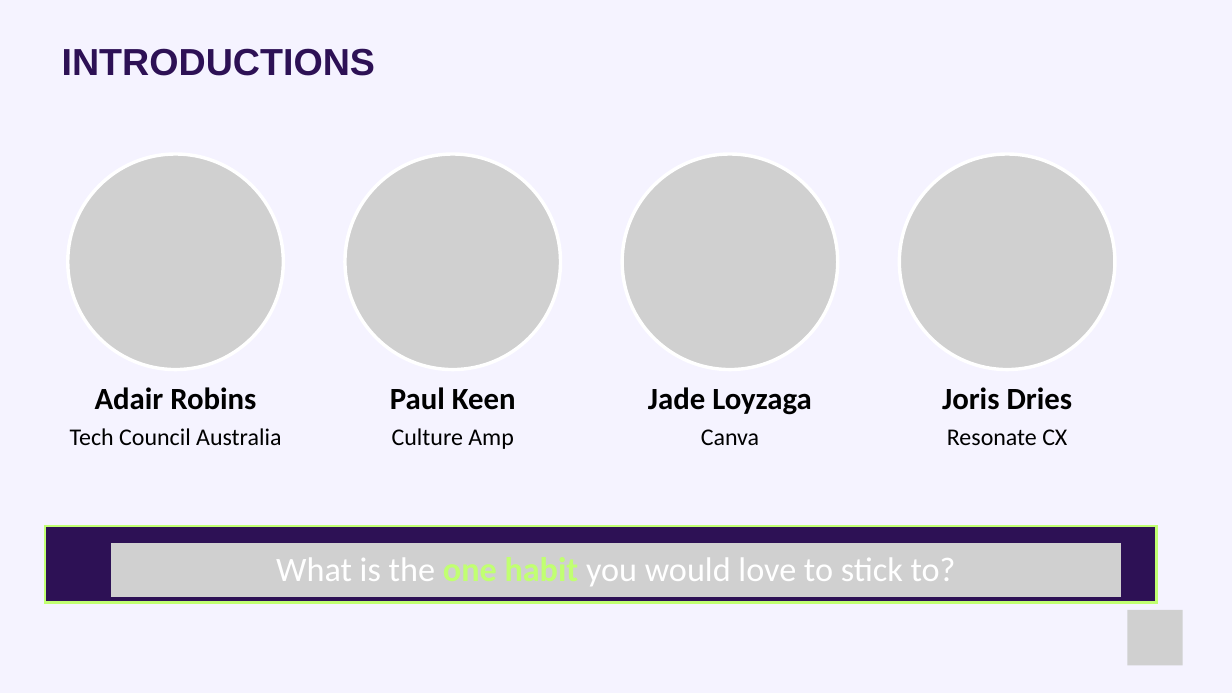
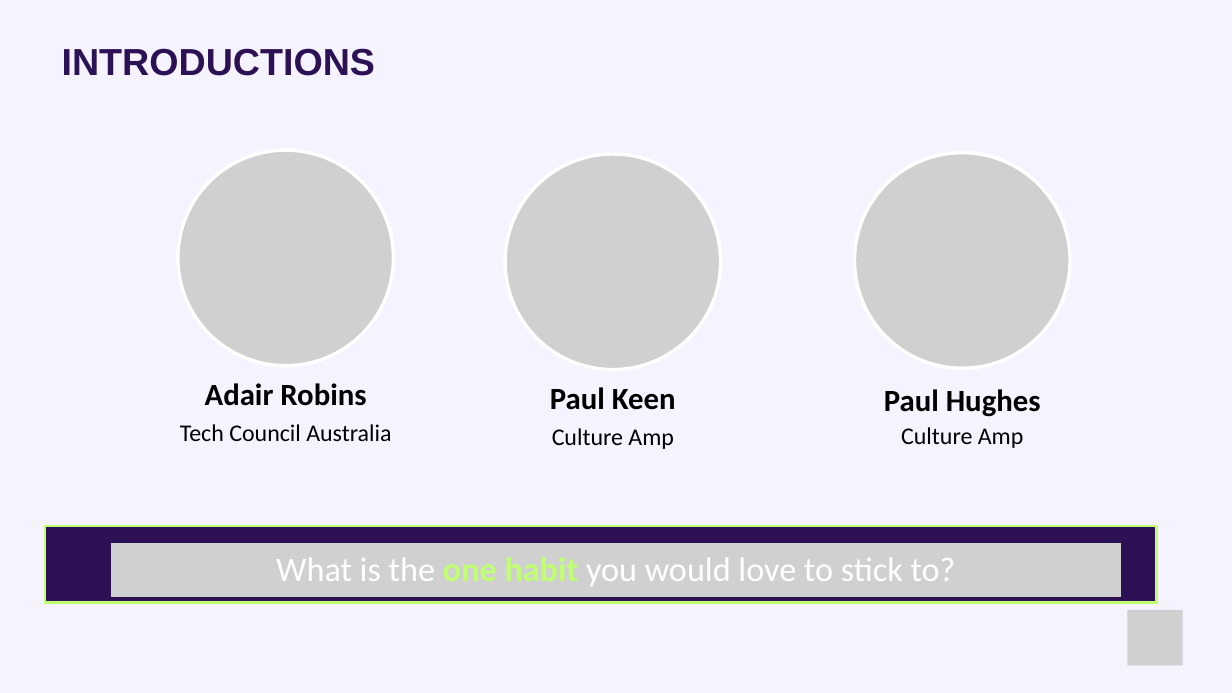
Before and after one commit to paulkeen/tca-habits, a slide deck: slide 4 of docs/Master_Back in the Code.pptx. Drawn at 1232x693 pixels with LibreOffice and Linux fonts; fonts in the diff are those of the drawing; grey boxes stand for pictures. Boxes give left, top, right and bottom in pixels: in the first picture for what was removed or moved away, otherwise in the second. Text is boxed around its words. In the diff, an @@ line names an element or a change of style, - is before the commit and + after.

```diff
--- a/docs/Master_Back in the Code.pptx
+++ b/docs/Master_Back in the Code.pptx
@@ picture removed at <box>622,154,838,370</box> @@
@@ picture: place and size @@
-picture at <box>899,154,1115,370</box>
+picture at <box>854,153,1070,368</box>
@@ 2 texts, 1 picture: place and size @@
-2 texts, 1 picture at <box>68,154,283,445</box>
+2 texts, 1 picture at <box>178,150,394,441</box>
@@ text removed at <box>648,387,812,415</box> @@
-Jade Loyzaga
@@ text at <box>884,389,1041,417</box>: text changed @@
-Joris Dries
+Paul Hughes
@@ 2 texts, 1 picture: place and size @@
-2 texts, 1 picture at <box>345,154,561,449</box>
+2 texts, 1 picture at <box>505,154,721,449</box>
@@ text removed at <box>701,429,759,445</box> @@
-Canva
@@ text at <box>901,427,1024,448</box>: text changed @@
-Resonate CX
+Culture Amp
```
Also in this commit, not shown: 4 other slides changed.
